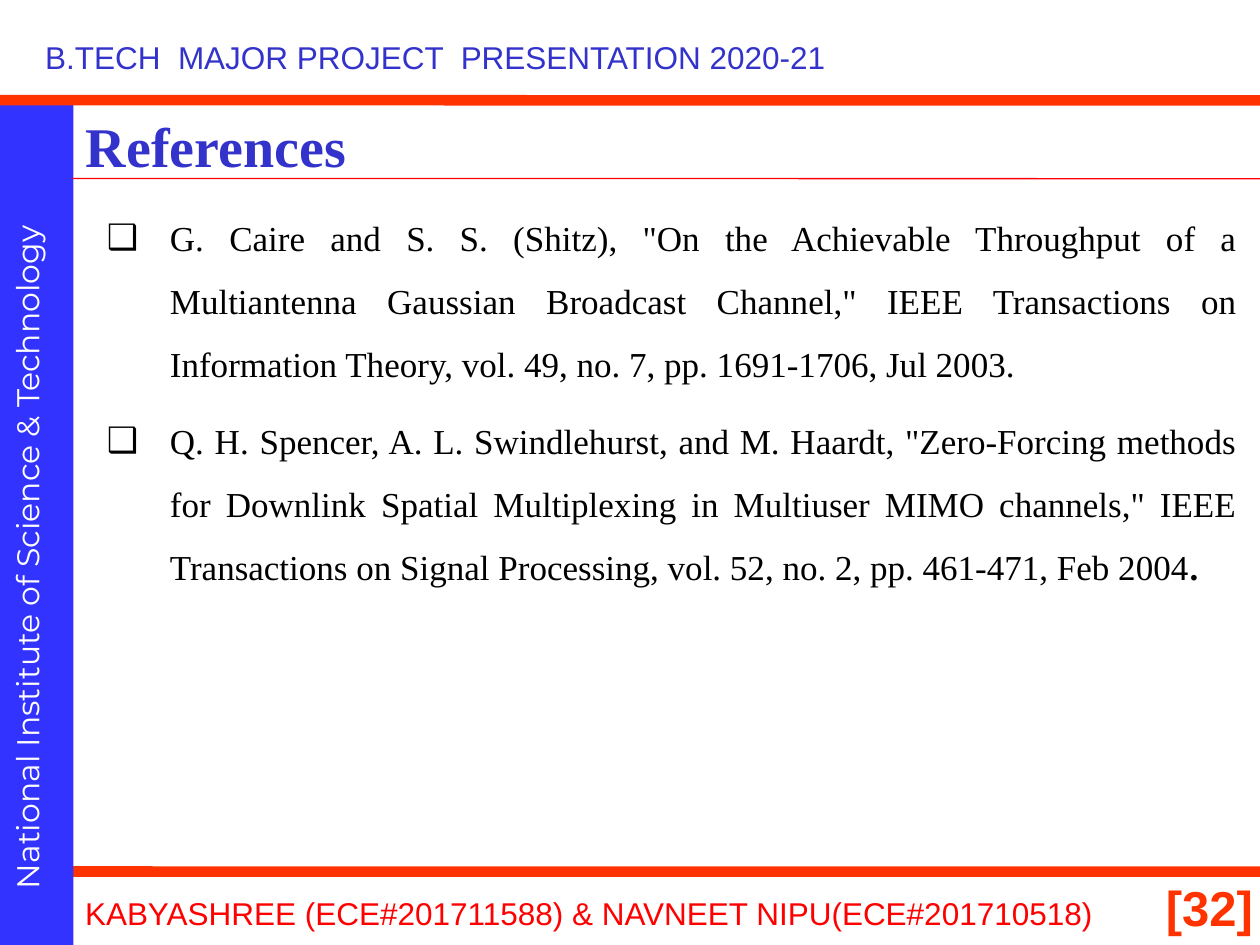
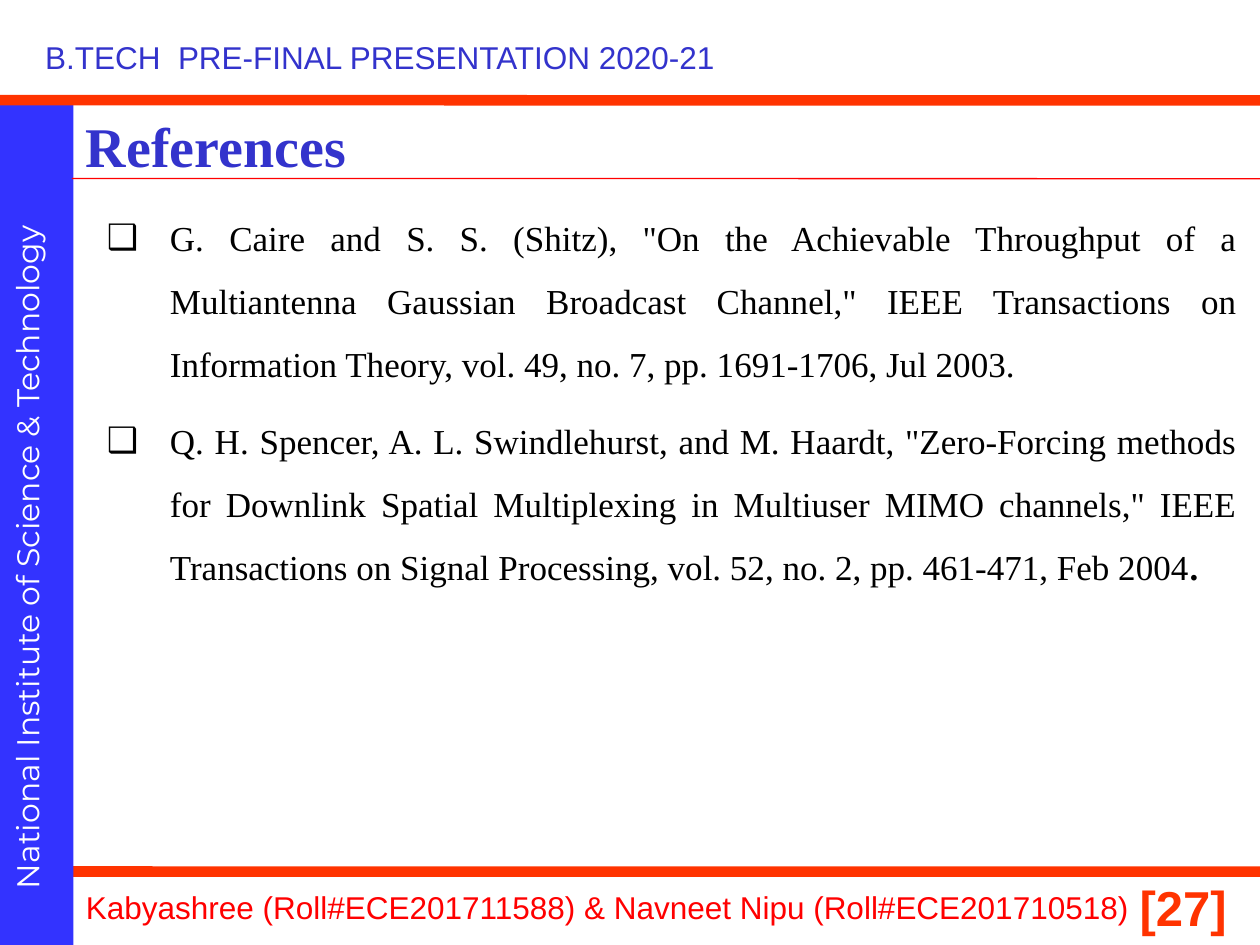
Before and after one commit to navneetnipu/btech_project, a slide deck: slide 27 of 21010.pptx (slide 32 before the commit). Drawn at 1260x945 pixels with LibreOffice and Linux fonts; fonts in the diff are those of the drawing; background and template pictures are left out. Boxes give left, top, right and bottom in pixels: in the first picture for what was removed or moved away, otherwise in the second. Text is boxed around its words. In the diff, an @@ line names an element or a change of style, - is before the commit and + after.

```diff
--- a/21010.pptx
+++ b/21010.pptx
@@ text at box(45, 47, 715, 70): text changed @@
-B.TECH MAJOR PROJECT PRESENTATION 2020-21
+B.TECH PRE-FINAL PRESENTATION 2020-21
@@ text at box(86, 896, 1128, 925): text changed @@
-KABYASHREE (ECE#201711588) & NAVNEET NIPU(ECE#201710518)
+Kabyashree (Roll#ECE201711588) & Navneet Nipu (Roll#ECE201710518)
@@ page number added at box(1140, 890, 1227, 937), 28 pt, text #FF3300, bold @@
+[27]
@@ page number removed at box(1166, 890, 1253, 937) @@
-[32]
```
Also in this commit, not shown: 26 other slides changed, 1 slide added, 6 slides removed, 14 other files.
